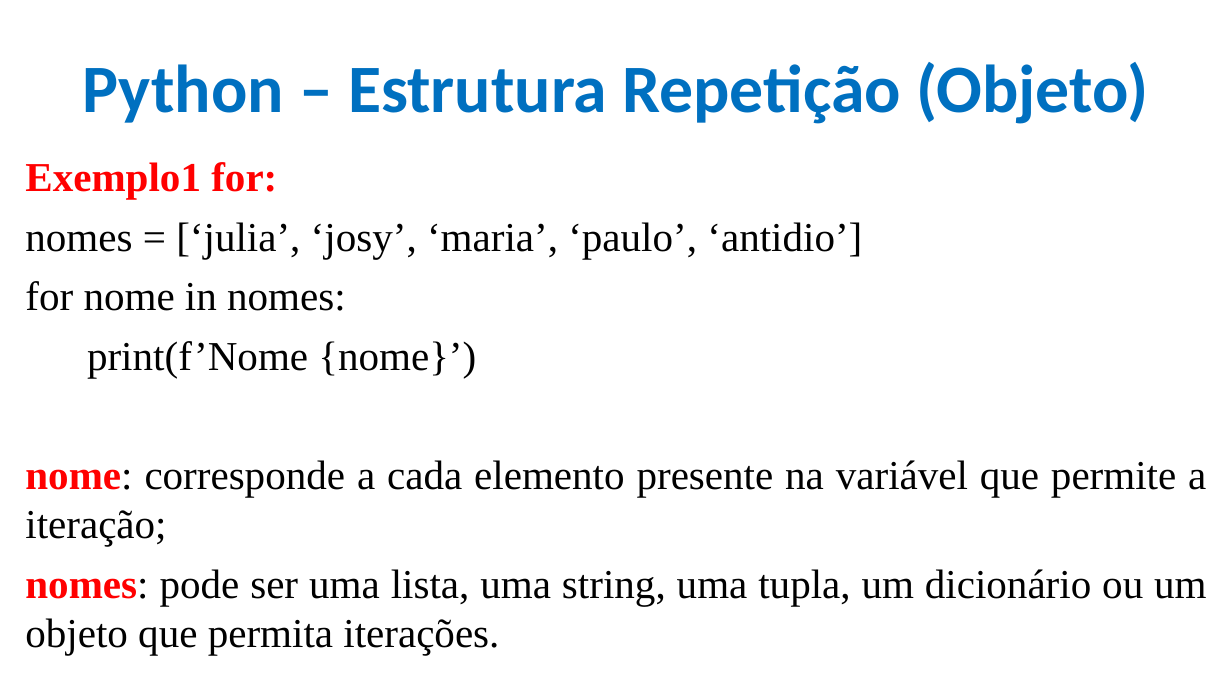
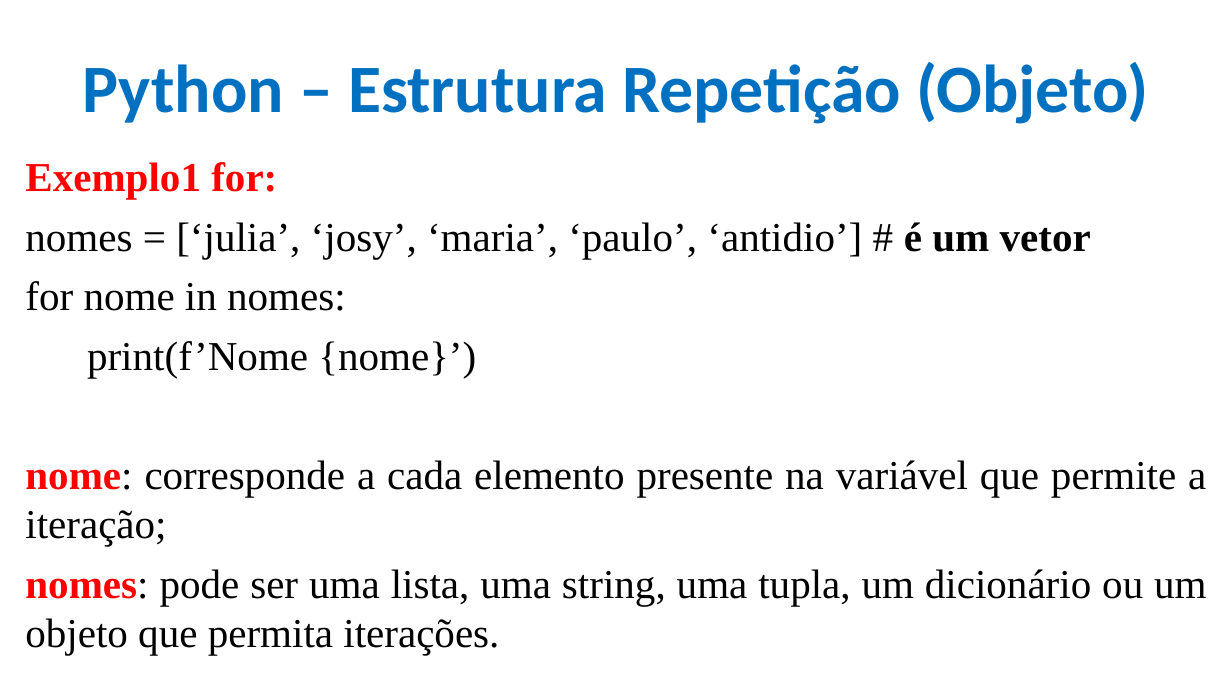
Before and after one commit to CloudEducationBrazil/WydenPythonParadigmas, a slide deck: slide 29 of 01 Classes/Aula 04 05 06 Programação Python.pptx. Drawn at 1232x693 pixels with LibreOffice and Linux fonts; fonts in the diff are those of the drawing; background and template pictures are left out. Boxes give left, top, right and bottom in pixels: in the first picture for what was removed or moved away, otherwise in the second. Text is boxed around its words. In the diff, an @@ line names an element or a change of style, - is before the commit and + after.

```diff
--- a/01 Classes/Aula 04 05 06 Programação Python.pptx
+++ b/01 Classes/Aula 04 05 06 Programação Python.pptx
@@ text at box(25, 222, 1091, 259): text changed @@
-nomes = [‘julia’, ‘josy’, ‘maria’, ‘paulo’, ‘antidio’]
+nomes = [‘julia’, ‘josy’, ‘maria’, ‘paulo’, ‘antidio’] # é um vetor
```
Also in this commit, not shown: 15 other slides changed, 2 other files.
